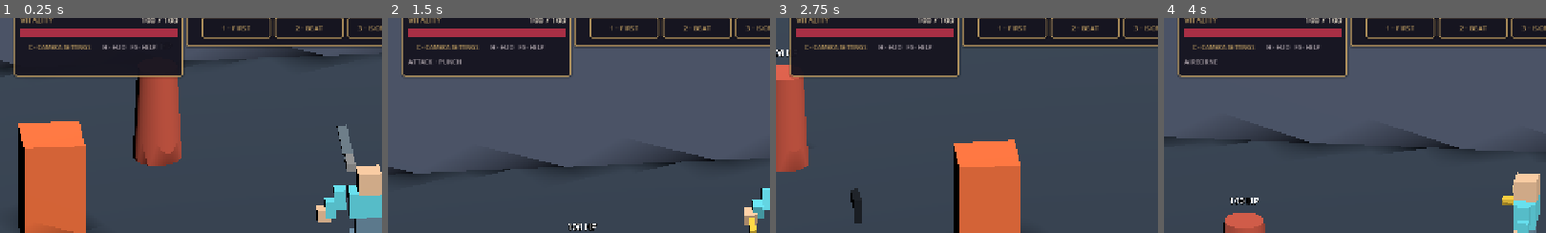
Above: before the commit, frames 1-4 (left to right).
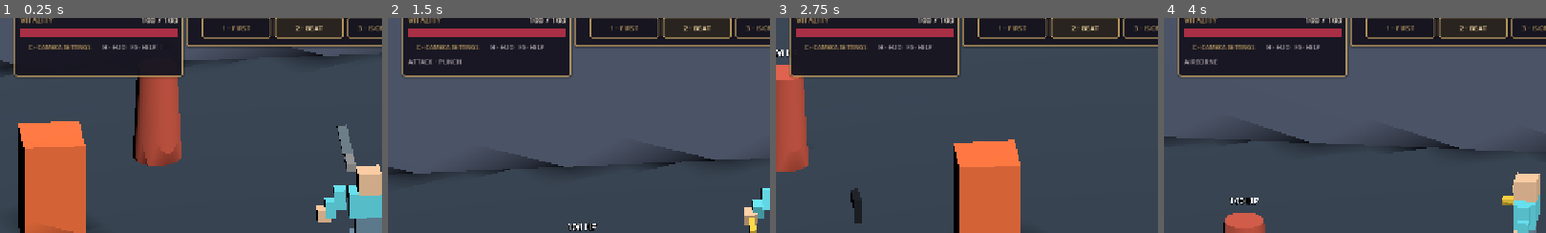
Above: after the commit, the same moments.

Repository: bravado/ACTION-5
Game: Godot game, scene res://demo/main.tscn
Same seed, same stepped clock (60 frames per second), same inputs: the game is played once before the commit and once after it.
Inputs (mouse positions are % of the whole screen's width and height, from its top left):
- Up to frame 1 (0.25 s): no input
- Up to frame 2 (1.5 s): tap Enter at 0.5 s; move the mouse to (72, 45) at 0.52 s; hold Right (actor_turn_right) 0.53-1.28 s; hold Shift (actor_run) 0.53-1.28 s; click (72, 45) at 0.67 s; tap Space (actor_jump) at 0.77 s; tap G (demo_drop) at 0.8, 1.35 s; move the mouse to (30, 55) at 1.27 s; hold S (move_down) from 1.28 s (still down); click (30, 55) at 1.42 s
- Up to frame 3 (2.75 s): tap Space (actor_jump) at 1.52 s; tap E (demo_interact) at 1.55 s; move the mouse to (60, 28) at 2.02 s; release S (move_down) at 2.03 s; hold Right (actor_turn_right) from 2.03 s (still down); hold E (demo_interact) from 2.03 s (still down); click (60, 28) at 2.17 s; tap Q (demo_swap) at 2.3 s
- Up to frame 4 (4 s): move the mouse to (45, 70) at 2.77 s; release Right (actor_turn_right) at 2.78 s; release E (demo_interact) at 2.78 s; hold W (move_up) 2.78-3.53 s; tap Q (demo_swap) at 2.85 s; click (45, 70) at 2.92 s; tap Space (actor_jump) at 3.02, 3.77 s; tap H (hud_toggle) at 3.05 s; move the mouse to (80, 65) at 3.52 s; hold Left (actor_turn_left) from 3.53 s (still down); hold H (hud_toggle) from 3.53 s (still down); click (80, 65) at 3.67 s; tap Shift (actor_run) at 3.8 s
The pictures show only the part of the screen within x 0-50%, y 5-55%; the shares and areas given below are measured in that part.

The runs differ from the first frame. In frame 1, 0.1% of the frame differs, in the area x 77-85%, y 3-7%; in frame 2, 0.1%; in frame 3, 0.1%; in frame 4, 0.1%.

Commit message:
feat(ui): organize remappable help into functional sections and track top camera selection

Diff:
--- a/demo/ui/hud_adapter.gd
+++ b/demo/ui/hud_adapter.gd
@@ -163,69 +163,92 @@
     var profile: Resource = views.get("current_profile") as Resource
     display.set_view("%d · %s" % [_shortcut_number(int(views.get("active_index"))),
         str(profile.get("display_name")).to_upper()])
+    display.set_active_view(int(views.get("active_index")))
 
 
 ## Help and command metadata update on view/equipment/attack registration,
-## input-remap (explicit refresh), and opening F6, not on HP/reload ticks.
+## explicit remaps, and opening F6. Rich sections stay data-driven.
+func _help_heading(value: String) -> String:
+    return "[color=#BA9A60][b]" + value + "[/b][/color]\n"
+
+
 func _refresh_help() -> void:
     if not is_instance_valid(views) or not is_instance_valid(combat) or not is_instance_valid(equipment):
         return
-    var instructions: String = "ACTION-5 | " + _objective_text()
+    var instructions: String = _help_heading("MISSION")
+    instructions += _objective_text() + "\n\n"
+    instructions += _help_heading("Views:  1–5 or the camera buttons at the top")
     var view_hints := PackedStringArray()
     for slot in range((views.get("profiles") as Array).size()):
         var index: int = _profile_index_for_shortcut(slot)
         if index < 0:
             continue
         var item: Resource = (views.get("profiles") as Array)[index] as Resource
-        view_hints.append("%s %s" % [
+        var detail: String = ""
+        match int(item.get("mode")):
+            ViewProfileScript.Mode.FIRST_PERSON:
+                detail = "eye-level look; arrows turn, A/D strafe"
+            ViewProfileScript.Mode.BEAT_EM_UP:
+                detail = "arcade brawler with free X/Z movement"
+            ViewProfileScript.Mode.ISOMETRIC:
+                detail = "angled 3D view; camera zoom and shoulder framing"
+            ViewProfileScript.Mode.SIDE:
+                detail = "2D lane; W jumps, S crouches"
+            ViewProfileScript.Mode.TOP_DOWN:
+                detail = "overhead view; independent direction/aim"
+        view_hints.append("  %s  %s — %s" % [
             _binding(StringName("view_" + str(slot + 1))),
-            str(item.get("display_name"))
+            str(item.get("display_name")), detail
         ])
-    instructions += "\nViews: " + "  ·  ".join(view_hints) + " | Controller: " + _binding(&"view_previous") + "/" + _binding(&"view_next")
-    var controls: Resource = null
-    if is_instance_valid(actor_input):
-        controls = actor_input.call("get_active_controls") as Resource
+    instructions += "\n".join(view_hints)
+    instructions += "\nGamepad shoulders: %s / %s to cycle views.\n\n" % [
+        _binding(&"view_previous"), _binding(&"view_next")
+    ]
+
+    var controls: Resource = actor_input.call("get_active_controls") as Resource \
+        if is_instance_valid(actor_input) else null
+    var movement := PackedStringArray()
     if controls != null:
-        var horizontal: String = "%s/%s" % [
+        var horizontal: String = "%s / %s" % [
             _binding(controls.get("move_left_action")),
             _binding(controls.get("move_right_action"))
         ]
         if not str(controls.get("extra_left_action")).is_empty():
-            horizontal += " or %s/%s" % [
+            horizontal += " or %s / %s" % [
                 _binding(controls.get("extra_left_action")),
                 _binding(controls.get("extra_right_action"))
             ]
-        instructions += "\nMove left/right: %s" % horizontal
+        movement.append("Move left/right: " + horizontal)
         if bool(controls.get("vertical_movement")):
-            instructions += " | Forward/back: %s/%s" % [
+            movement.append("Forward/back: %s / %s" % [
                 _binding(controls.get("move_up_action")),
                 _binding(controls.get("move_down_action"))
-            ]
+            ])
         var jump_keys: String = _binding(controls.get("jump_action"))
         if not str(controls.get("extra_jump_action")).is_empty():
             jump_keys += " or " + _binding(controls.get("extra_jump_action"))
-        instructions += " | Jump: %s" % jump_keys
+        movement.append("Jump: " + jump_keys)
         if not str(controls.get("held_move_action")).is_empty():
-            instructions += " | Hold %s: %s" % [
+            movement.append("Hold %s: %s" % [
                 str(controls.get("held_move_id")).capitalize(),
                 _binding(controls.get("held_move_action"))
-            ]
+            ])
         if not str(controls.get("extra_aim_left_action")).is_empty():
-            instructions += " | Independent aim: %s/%s/%s/%s" % [
+            movement.append("Independent aim: %s / %s / %s / %s" % [
                 _binding(controls.get("extra_aim_left_action")),
                 _binding(controls.get("extra_aim_right_action")),
                 _binding(controls.get("extra_aim_up_action")),
                 _binding(controls.get("extra_aim_down_action"))
-            ]
+            ])
         if not str(controls.get("turn_left_action")).is_empty():
-            instructions += " | Turn: %s/%s" % [
+            movement.append("Turn: %s / %s" % [
                 _binding(controls.get("turn_left_action")),
                 _binding(controls.get("turn_right_action"))
-            ]
-    instructions += " | Run: %s | Interact: %s | Swap: %s | Drop: %s" % [
-        _binding(&"actor_run"), _binding(&"demo_interact"),
-        _binding(&"demo_swap"), _binding(&"demo_drop")
-    ]
+            ])
+    movement.append("Run: " + _binding(&"actor_run"))
+    instructions += _help_heading("MOVEMENT & AIM  (current view)")
+    instructions += "\n".join(movement) + "\n\n"
+
     var actions := PackedStringArray()
     if combat.has_method("get_attacks"):
         var seen: Dictionary = {}
@@ -245,16 +268,39 @@
                     str(selected.get("attack_id")).replace("_", " ").capitalize(), _binding(action)
                 ])
     var commands: PackedStringArray = command_hints(_weapon)
-    instructions += "\nActions: " + (" | ".join(actions) if not actions.is_empty() else "none")
-    if not commands.is_empty():
-        instructions += " | " + " | ".join(commands)
+    instructions += _help_heading("Actions:  COMBAT & EQUIPMENT")
+    if actions.is_empty():
+        instructions += "No attacks registered"
+    else:
+        for action in actions:
+            instructions += "  • " + action.replace(" [", " — ").replace("]", "") + "\n"
+    for command in commands:
+        instructions += "  • " + command.replace(" [", " — ").replace("]", "") + "\n"
+    instructions += "Interact / pick up: %s    Swap: %s    Drop: %s\n" % [
+        _binding(&"demo_interact"), _binding(&"demo_swap"), _binding(&"demo_drop")
+    ]
+    instructions += "Click left/right mouse for the weapon's primary/secondary actions.\n\n"
+
+    instructions += _help_heading("EXPLORE THE DEMO")
+    instructions += "  • Pick up weapons in the arena; equipped actions and ammo change with the item.\n"
+    instructions += "  • Use E on doors to open/close them, on light switches, and on portals to travel.\n"
+    instructions += "  • Closed doors block passage and enemy sight; explore the connected dungeon.\n"
+    instructions += "  • Defeat encounter enemies to unlock EXIT; death offers a Restart option.\n"
+    instructions += "  • The world can preserve pickups and cleared encounters when revisiting scenes.\n\n"
+
+    instructions += _help_heading("DISPLAY & CAMERA TOOLS")
+    instructions += "  • C — Camera Settings: adjust the selected camera's framing and zoom.\n"
+    instructions += "  • %s — toggle gameplay HUD    %s — open/close this guide (Esc also closes).\n" % [
+        _binding(&"hud_toggle"), _binding(&"hud_help")
+    ]
+    instructions += "  • Debug builds: F7 toggles diagnostics; B shows melee hitboxes.\n"
+
     display.set_help_text(instructions)
     display.set_shortcut_hints(_binding(&"hud_toggle"), _binding(&"hud_help"))
     _short_actions.clear()
     for hint in actions:
         var bracket: int = hint.find(" [")
         _short_actions.append((hint.substr(0, bracket) if bracket >= 0 else hint).to_upper())
-
 
 func _refresh_health() -> void:
     display.set_health(float(health.get("current_health")) if is_instance_valid(health) else 0.0,
